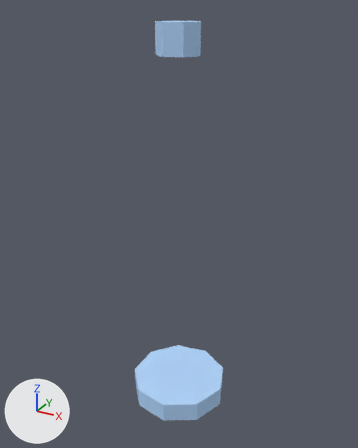
What one commit did to the OBJ model models/custom_broom_laco_lunar.obj.
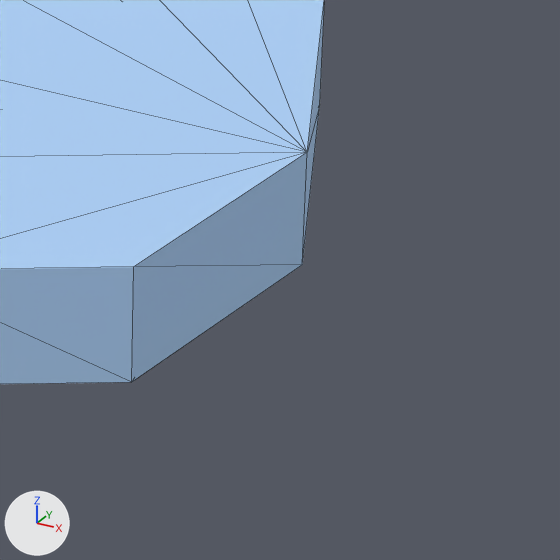
Each version is shown whole from a 50 mm lens placed at (0.8, -1.456, 1.943), pointed at (-0.02, 0.036, 1.197), then close up on the part from 50% to 71% of the width and 82% to 99% of the height. Every picture has the same lights, and +X, +Y and +Z are marked at lower left. The older version's two pictures come first. The close-ups show mesh edges as thin lines. Where no turn or scale is listed for an object, it has been applied to the vertices.

Before the edit, the objects in view are built like this:
```python
me_custom_broom_laco_lunar = bpy.data.meshes.new('custom_broom_laco_lunar')
me_custom_broom_laco_lunar.from_pydata(...)  # a 9-sided cylinder along z spanning x -0.179..0.19, y -0.187..0.187, z 0.45..0.53; a 7-sided cylinder along z spanning x -0.068..0.075, y -0.073..0.073, z 1.8..1.9
me_custom_broom_laco_lunar.materials.append(mat_laco_lunar)  # blue #afd3f9
ob_custom_broom_laco_lunar = bpy.data.objects.new('custom_broom_laco_lunar', me_custom_broom_laco_lunar)
ob_custom_broom_laco_lunar.location = (0.0, 0.0, 0.0)
```
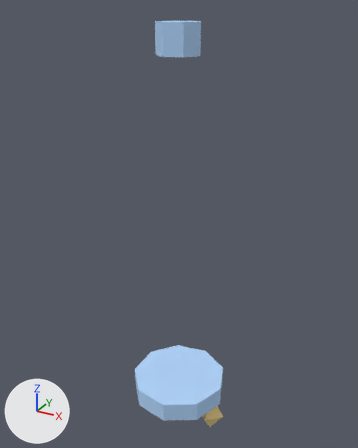
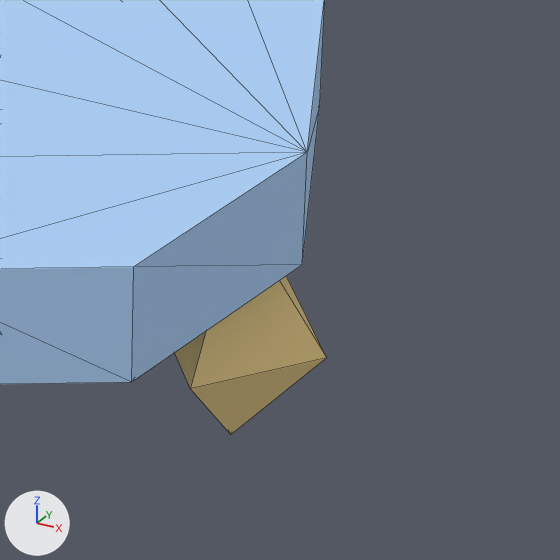
Pixel boxes [x1, y1, x2, y2] of what changed, in the close-ups (560 x 560 px):
'custom_broom_laco_lunar', reshaped: before [0, 0, 325, 384]; after [0, 0, 326, 434]
part 1 of me_custom_broom_laco_lunar, added: after [175, 276, 326, 434]

The change in detail:
Material 'gem_moon' (mat_gem_moon) is new.
Its base color is (0.62, 0.86, 0.96) (cyan #ceeffa).
Its roughness is 1.0.
Material 'trim_brass' (mat_trim_brass) is new.
Its base color is (0.87, 0.66, 0.28) (yellow #f0d490).
Its roughness is 1.0.
me_custom_broom_laco_lunar is used by ob_custom_broom_laco_lunar; location (0.0, 0.0, 0.0).
me_custom_broom_laco_lunar had 32 vertices, 56 faces and spanned x -0.179..0.19, y -0.187..0.187, z 0.45..1.9.
me_custom_broom_laco_lunar now has 50 vertices, 80 faces and spans x -0.207..0.207, y -0.187..0.187, z 0.305..1.9.
Part 1, on me_custom_broom_laco_lunar:
18 vertices are added at x -0.207..0.207, y -0.075..0.075, z 0.305..0.525.
16 new faces join them, mat_trim_brass (yellow #f0d490).
8 new faces join them, mat_gem_moon (cyan #ceeffa).
me_custom_broom_laco_lunar gains material mat_trim_brass (yellow #f0d490).
me_custom_broom_laco_lunar gains material mat_gem_moon (cyan #ceeffa).
